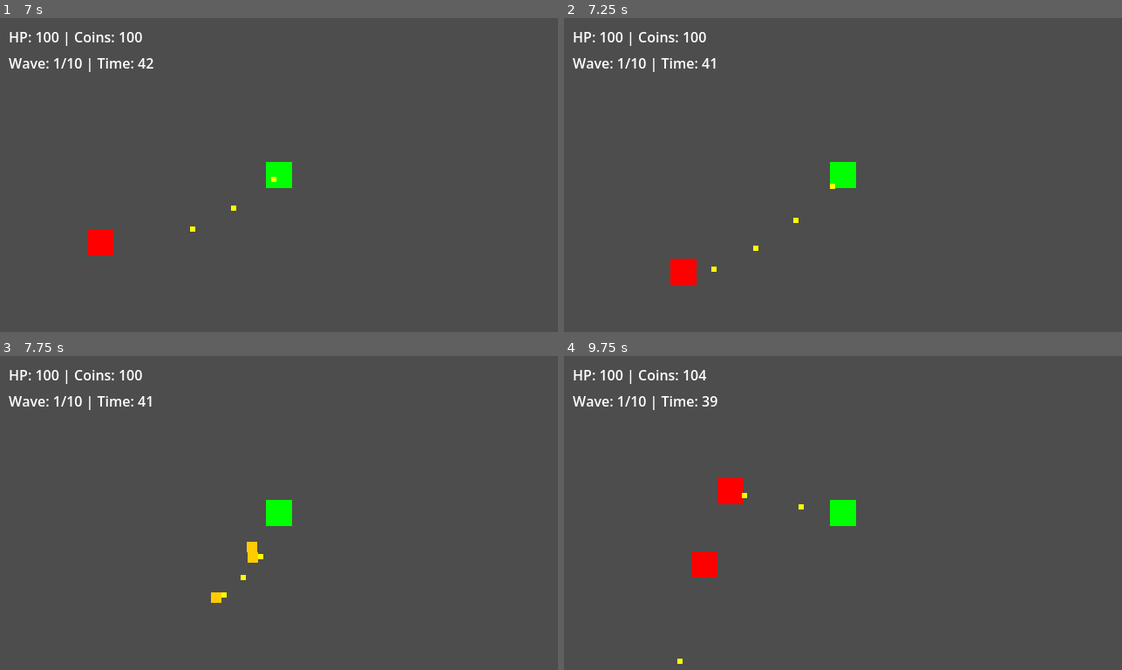
Above: before the commit, frames 1-4 (two rows, left to right).
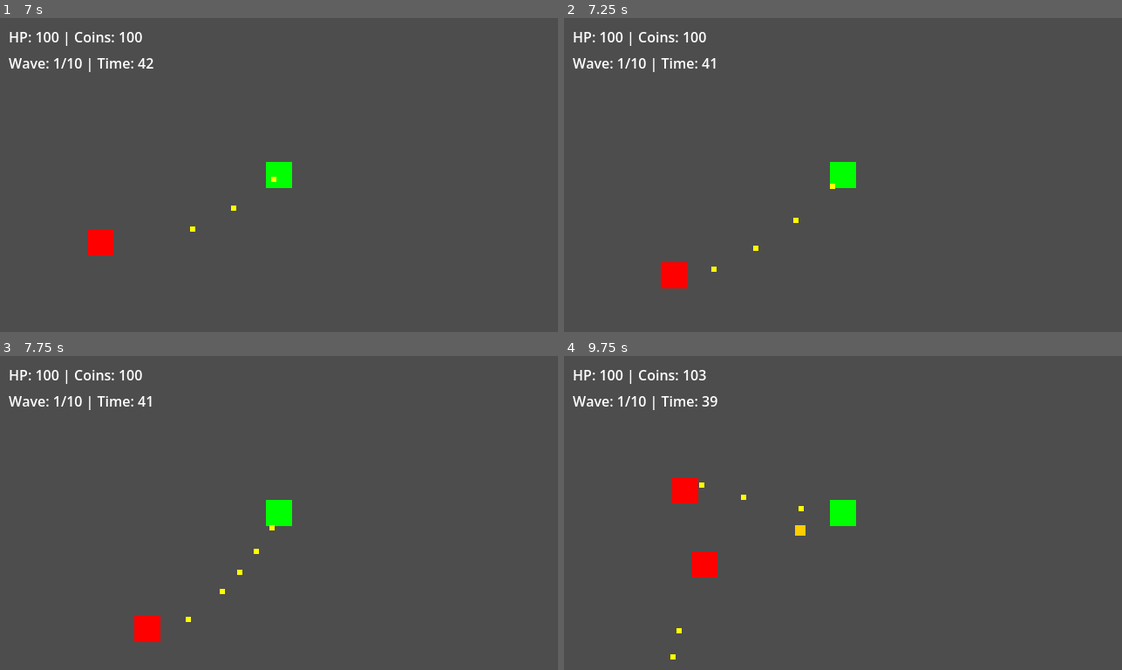
Above: after the commit, the same moments.

Repository: felang/utoland
Game: Godot game, scene res://scenes/ui/start_menu.tscn
The game is run twice, just before and just after one commit, with the same random seed, the same clock (stepped at 60 frames per second) and the same inputs.
Inputs (mouse positions are in pixels of both pictures, inside the frame that each line leads up to):
- Up to frame 1 (7 s): click "Start Game" at 0.5 s; click "战士" at 1.25 s; click "步枪" at 2 s; click "森林地图" at 2.75 s; click "开始战斗" at 3.5 s; tap Enter at 4.25, 5.75 s; move the mouse to (401, 159) at 4.27 s; hold D (move_right) 4.28-5.03 s; tap 1 at 4.35 s; click (401, 159) at 4.42 s; tap Space at 5, 6.5 s; move the mouse to (167, 190) at 5.02 s; hold S (move_down) 5.03-5.78 s; tap 2 at 5.1 s; move the mouse to (334, 105) at 5.77 s; hold D (move_right) 5.78-6.53 s; tap 3 at 5.85 s; move the mouse to (251, 237) at 6.52 s; hold W (move_up) from 6.53 s (still down); tap 4 at 6.6 s; click (251, 237) at 6.67 s
- Up to frame 2 (7.25 s): keep holding W (move_up)
- Up to frame 3 (7.75 s): move the mouse to (446, 560) at 7.27 s; release W (move_up) at 7.28 s; hold A (move_left) from 7.28 s (still down); tap 1 at 7.35 s
- Up to frame 4 (9.75 s): move the mouse to (675, 465) at 8.02 s; tap 2 at 8.1 s; move the mouse to (870, 513) at 8.77 s; release A (move_left) at 8.78 s; hold S (move_down) 8.78-9.53 s; tap 3 at 8.85 s; click (870, 513) at 8.92 s; move the mouse to (759, 434) at 9.52 s; hold D (move_right) from 9.53 s (still down); tap 4 at 9.6 s

Frame 1 is identical in both runs. In frame 2, 0.4% of the frame differs, in the area x 17-24%, y 76-87%; in frame 3, 0.7%; in frame 4, 1.0%, in the area x 19-44%, y 4-99%.

Commit message:
feat: 击退系统 — 敌人受击时产生方向性击退效果
Co-Authored-By: Claude Opus 4.6 (1M context) <noreply@anthropic.com>

Diff:
--- a/scripts/entities/boomerang.gd
+++ b/scripts/entities/boomerang.gd
@@ -60,12 +60,17 @@
 		return
 	if not body.has_method("take_damage"):
 		return
+	var knockback_dir: Vector2 = global_position.direction_to(body.global_position)
 	match _state:
 		"OUTBOUND":
 			if body not in _hit_outbound:
 				_hit_outbound.append(body)
 				body.take_damage(damage)
+				if body.has_method("apply_knockback"):
+					body.apply_knockback(knockback_dir)
 		"RETURNING":
 			if body not in _hit_returning:
 				_hit_returning.append(body)
 				body.take_damage(damage)
+				if body.has_method("apply_knockback"):
+					body.apply_knockback(knockback_dir)
--- a/scripts/entities/bullet.gd
+++ b/scripts/entities/bullet.gd
@@ -18,4 +18,6 @@
 func _on_body_entered(body):
 	if body.is_in_group("enemies") and body.has_method("take_damage"):
 		body.take_damage(damage)
+		if body.has_method("apply_knockback"):
+			body.apply_knockback(direction)
 		queue_free()
--- a/scripts/entities/enemy.gd
+++ b/scripts/entities/enemy.gd
@@ -83,6 +83,12 @@
 		coin.global_position = global_position + Vector2(randf_range(-20, 20), randf_range(-20, 20))
 		parent.call_deferred("add_child", coin)
 
+func apply_knockback(dir: Vector2) -> void:
+	var config: Dictionary = GameConfig.EFFECTS["knockback"]
+	var tween: Tween = create_tween()
+	var target_pos: Vector2 = global_position + dir * config["distance"]
+	tween.tween_property(self, "global_position", target_pos, config["duration"]).set_ease(Tween.EASE_OUT)
+
 func apply_slow(slow_percent: float):
 	slow_effects += 1
 	if slow_effects == 1:
--- a/scripts/entities/player.gd
+++ b/scripts/entities/player.gd
@@ -180,6 +180,8 @@
 			hit_enemies.append(collider)
 			if collider.has_method("take_damage"):
 				collider.take_damage(weapon_damage)
+			if collider.has_method("apply_knockback"):
+				collider.apply_knockback(direction)
 		from = result["position"] + direction * 1.0
 		query.exclude.append(collider.get_rid())
 
--- /dev/null
+++ b/tests/unit/test_knockback.gd
@@ -0,0 +1,27 @@
+extends GutTest
+
+# 击退系统单元测试
+
+func test_enemy_has_knockback_method():
+	var enemy = SceneFactory.create_enemy("normal")
+	add_child_autoqfree(enemy)
+	assert_true(enemy.has_method("apply_knockback"), "敌人应有 apply_knockback 方法")
+
+func test_knockback_changes_position():
+	var enemy = SceneFactory.create_enemy("normal")
+	add_child_autoqfree(enemy)
+	await get_tree().process_frame
+	var original_pos: Vector2 = enemy.global_position
+	var knockback_dir: Vector2 = Vector2.RIGHT
+	enemy.apply_knockback(knockback_dir)
+	await get_tree().create_timer(0.15).timeout
+	assert_ne(enemy.global_position, original_pos, "击退后位置应改变")
+
+func test_enemy_still_takes_damage_during_knockback():
+	var enemy = SceneFactory.create_enemy("normal")
+	add_child_autoqfree(enemy)
+	await get_tree().process_frame
+	enemy.apply_knockback(Vector2.RIGHT)
+	var hp_before: float = enemy.current_hp
+	enemy.take_damage(10.0)
+	assert_lt(enemy.current_hp, hp_before, "击退期间仍应可以受伤")
